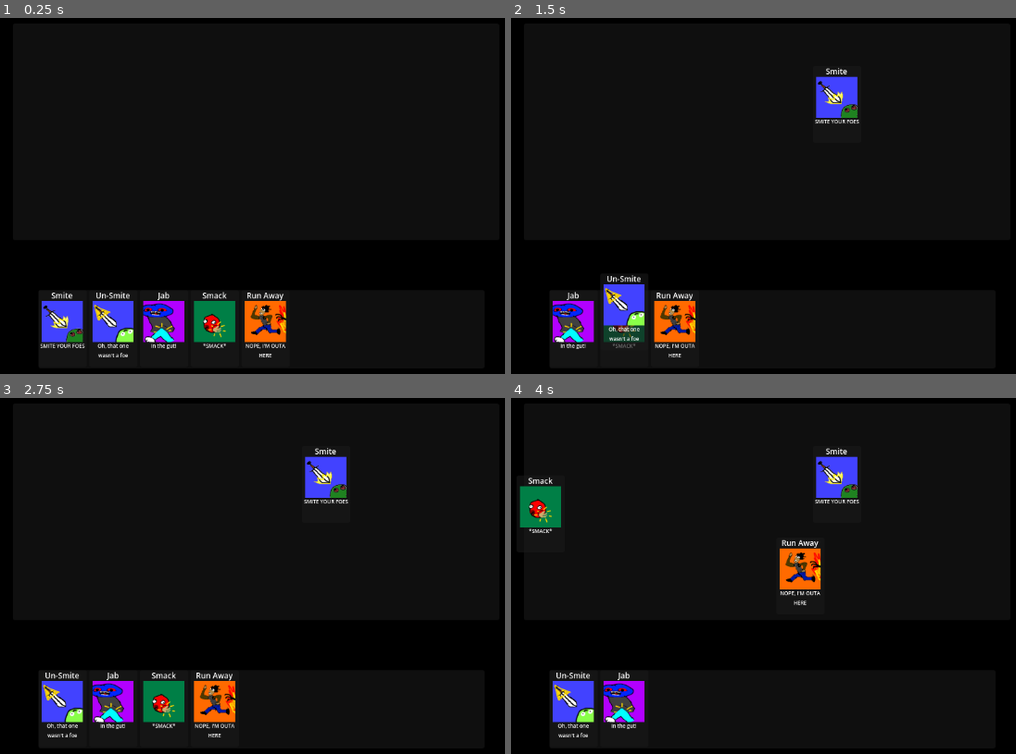
Above: before the commit, frames 1-4 (two rows, left to right).
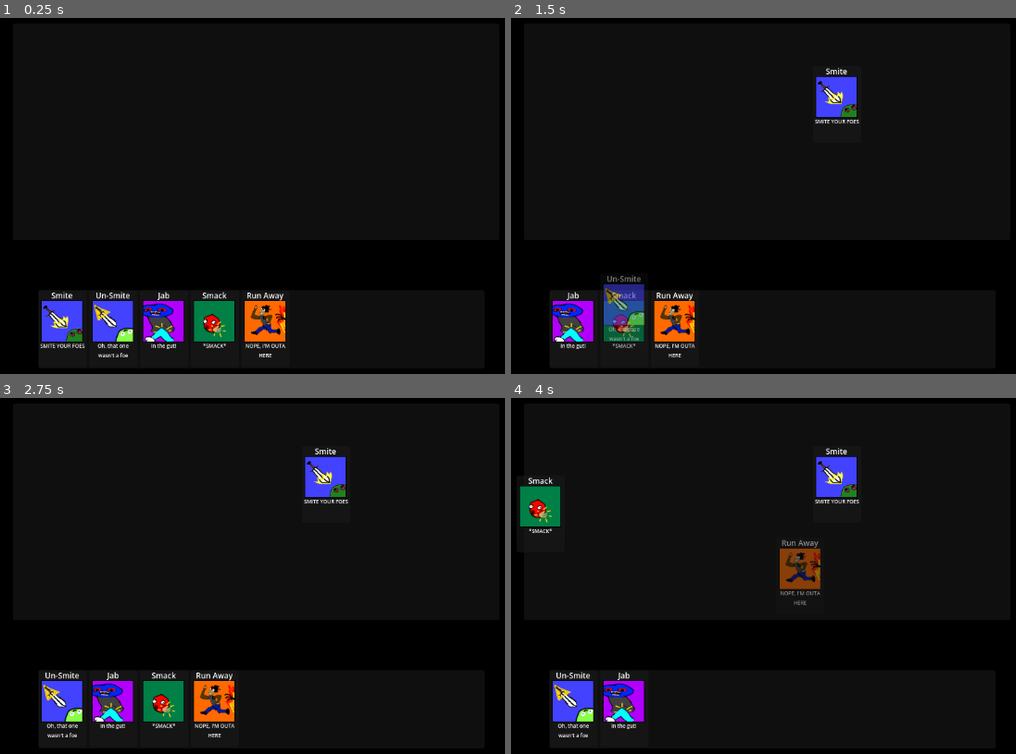
Above: after the commit, the same moments.

Repository: StegosaurusLlama/Card-Game
Game: Godot game, scene res://Scenes/world.tscn
Two runs of this game, one before a commit and one after it. Both use one fixed random seed, a clock stepped at 60 frames per second and the inputs below. Video files are missing from this copy of the repository; at most half a second of black plays in their place.
Inputs (mouse positions are in pixels of both pictures, inside the frame that each line leads up to):
- Up to frame 1 (0.25 s): no input
- Up to frame 2 (1.5 s): tap Enter at 0.5 s; drag from (571, 327) to (839, 103) at 0.52 s; drag from (571, 327) to (728, 277) at 1.27 s
- Up to frame 3 (2.75 s): move the mouse to (111, 707) at 2.02 s; press the mouse at (111, 707) at 2.03 s
- Up to frame 4 (4 s): release the mouse at (622, 707) at 2.75 s; tap Space at 2.75 s; drag from (677, 707) to (541, 515) at 2.77 s; drag from (677, 707) to (798, 576) at 3.52 s

The runs differ from the first frame. In frame 1, 0.2% of the frame differs, in the area x 8-57%, y 79-92%; in frame 2, 1.5%, in the area x 8-69%, y 16-93%; in frame 3, 0.2%; in frame 4, 1.2%.

Commit message:
cleaned stuff up a little

Diff:
--- a/Prefabs/card.tscn
+++ b/Prefabs/card.tscn
@@ -50,6 +50,7 @@
 grow_vertical = 2
 mouse_filter = 1
 border_color = Color(0, 0, 0, 1)
+editor_only = false
 
 [node name="Decription" type="Label" parent="Panel/VBoxContainer"]
 custom_minimum_size = Vector2(75, 40)
--- a/Scripts/CardNode.gd
+++ b/Scripts/CardNode.gd
@@ -24,7 +24,7 @@
 func _ready():
 	card_name.text = card_dict["name"]
 	card_desc.text = card_dict["flavor"]
-	card_art.texture = ImageTexture.create_from_image(Image.load_from_file("res://Sprites/Cards/" + card_dict["name"] + ".png"))
+	card_art.texture = load("res://Sprites/Cards/" + card_dict["name"] + ".png")
 
 
 # Built in godot function. Implementing enables dragability.
@@ -32,6 +32,7 @@
 	var card_preview = create(card_id)
 	var temp = Control.new()
 	card_preview.position = -at_position
+	card_preview.modulate = Color(1,1,1,0.5)
 	drag_offset = at_position
 	temp.add_child(card_preview)
 	visible = false
--- a/master.gd
+++ /dev/null
@@ -1,10 +0,0 @@
-extends Node
-
-var deck:Deck
-var hand:Hand
-
-func _ready():
-	if !deck:
-		deck = Deck.new([1,2,3,6,5])
-	if !hand:
-		hand = Hand.new()
Not shown, removed: master.gd.uid
